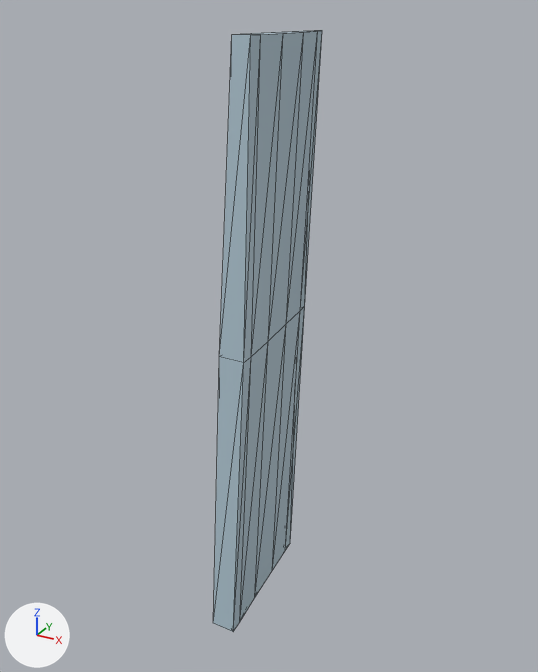
The glTF model assets/su33d_rudder_left.glb: old version first, new version second.
Both versions are drawn from a camera (50 mm lens) standing at (1.37, -2.1, 2.48) and looking at (0.0, 0.4, 1.23). The axes (+X, +Y, +Z) are drawn at lower left. The lights are the same throughout. The first picture is the older version. Mesh edges are drawn as thin lines. Vertices at exactly the same position are counted once.

The scene before the commit, as lines of its bpy script (objects in view):
```python
me_0_rudderleft = bpy.data.meshes.new('0_RudderLeft')
me_0_rudderleft.from_pydata(...)  # 33 vertices, 62 faces; spans x -0.05..0.06, y -0.02..0.84, z 0.0..2.4
me_0_rudderleft.materials.append(mat_6f8fa4)  # blue #afc5d1
ob_0_rudderleft = bpy.data.objects.new('0_RudderLeft', me_0_rudderleft)
ob_0_rudderleft.location = (0.0, 0.0, 0.0)
```
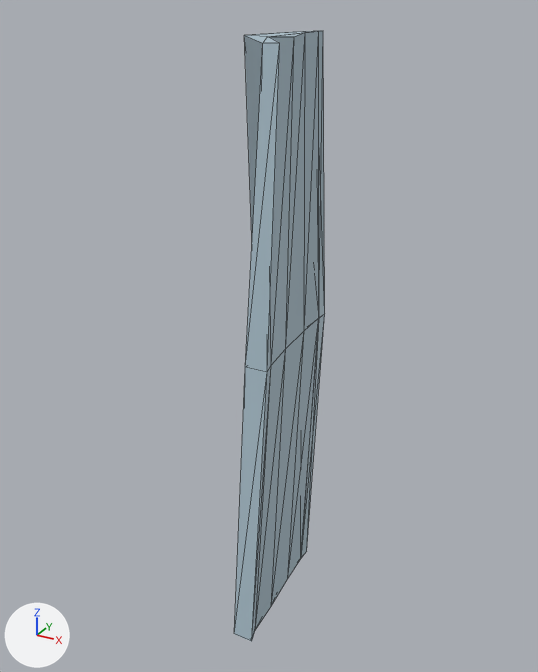
What differs and where, as boxes [x1, y1, x2, y2] in the pictures (538 x 672 px):
'0_RudderLeft', reshaped (16% narrower): before [213, 30, 322, 632]; after [234, 31, 325, 642]

Patch to the scene script:
```diff
--- a/assets/su33d_rudder_left.glb.py
+++ b/assets/su33d_rudder_left.glb.py
@@ me_0_rudderleft @@
 # used by ob_0_rudderleft; location = (0.0, 0.0, 0.0)
-me_0_rudderleft.from_pydata(...)  # 33 vertices, 62 faces; spans x -0.05..0.06, y -0.02..0.84, z 0.0..2.4
+me_0_rudderleft.from_pydata(...)  # 33 vertices, 62 faces; spans x -0.02..0.15, y -0.01..0.84, z -0.02..2.4
+# me_0_rudderleft part 1: 28 of 33 vertices moved; they spanned x -0.05..0.06, y -0.02..0.73, z 0.0..2.4 and now span x -0.02..0.15, y -0.01..0.74, z -0.02..2.4; mean shift (0.09, 0.0, -0.02); largest move (-0.05, 0.15, 1.25) -> (0.07, 0.16, 1.23)
 me_0_rudderleft.materials.append(mat_6f8fa4)
```
